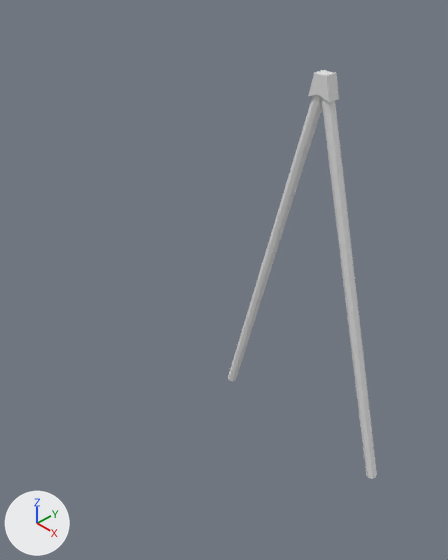
Before and after pictures for a commit that changed the Blender file object/kyatatu.blend.
The view is the same before and after, from a camera (50 mm lens) standing at (2.066, -1.361, 0.512) and looking at (0.662, -0.023, -0.729). The lights are fixed; the arrows at lower left show +X, +Y and +Z.

Before the edit, the objects in view are built like this:
```python
me_立方体 = bpy.data.meshes.new('立方体')
me_立方体.from_pydata([(1.0, -1.0, -1.0), (1.0, -1.0, 1.0), (1.0, 1.0, -1.0), (1.0, 1.0, 1.0), (0.0, 1.0, -1.0), (0.0, 1.0, 1.0), (0.0, -1.0, -1.0), (0.0, -1.0, 1.0)], [], [(4, 5, 3, 2), (2, 3, 1, 0), (4, 2, 0, 6), (3, 5, 7, 1), (0, 1, 7, 6)])
me_立方体_001 = bpy.data.meshes.new('立方体.001')
me_立方体_001.from_pydata(...)  # 68 vertices, 50 faces; spans x 0.5..1.3, y -0.2..0.2, z -1.4..69.2
ob_foot = bpy.data.objects.new('foot', me_立方体_001)
ob_foot.location = (0.0, 0.176, 0.0)
ob_foot.scale = (1.0, 0.145, -0.0207)
ob_table = bpy.data.objects.new('table', me_立方体)
ob_table.location = (0.0, 0.0, 0.0)
ob_table.scale = (1.0, 0.145, -0.0207)
ob_table.hide_viewport = True
```
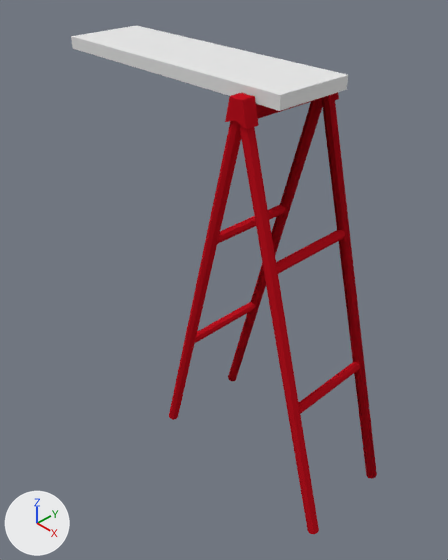
Pixel boxes [x1, y1, x2, y2] of what changed, in the pictures (448 x 560 px):
'foot', reshaped (39% wider, 8% taller)
    before: [228, 70, 377, 479]
    after: [169, 92, 377, 534]
'table', shown
    after: [71, 25, 348, 111]
part 1 of me_立方体_001, added (red)
    after: [225, 93, 259, 129]
part 2 of me_立方体_001, added
    after: [256, 97, 323, 119]
part 3 of me_立方体_001, added (red)
    after: [217, 205, 286, 244]
part 4 of me_立方体_001, added (red)
    after: [276, 230, 345, 274]
part 5 of me_立方体_001, added (red)
    after: [299, 362, 361, 414]
part 6 of me_立方体_001, added (red)
    after: [195, 302, 255, 343]
part 7 of me_立方体_001, added (red)
    after: [169, 121, 319, 534]
part 8 of me_立方体_001, added
    after: [323, 92, 339, 102]
part 9 of me_立方体_001, added (red)
    after: [228, 98, 377, 479]
part 10 of me_立方体_001, recoloured
    before: [228, 70, 377, 479]

The edits, one by one:
Material 'foot' (mat_foot) is new.
Its base color is (0.538, 0.00697, 0.0148) (red #c21420).
me_立方体_001 is used by ob_foot; location (0.0, 0.176, 0.0); scale (1.0, 0.145, -0.0207).
me_立方体_001 had 68 vertices, 50 faces and spanned x 0.5..1.3, y -0.2..0.2, z -1.4..69.2.
me_立方体_001 now has 332 vertices, 242 faces and spans x 0.5..1.3, y -2.6..0.2, z -1.4..69.2.
me_立方体_001 part 1: the loose piece of 38 vertices spanning x 0.9, y -0.2..0.2, z -1.4..2.2 is copied, and the copy is moved by (0.0, -2.4, 0.0), in mat_foot (red #c21420); it spans x 0.9, y -2.6..-2.3, z -1.4..2.2.
me_立方体_001 part 2: a new loose piece, an 8-sided cylinder along y spanning x 0.869..0.919, y -2.279..-0.169, z -0.259..2.155, in mat_foot (red #c21420).
me_立方体_001 part 3: a new loose piece, an 8-sided cylinder along y spanning x 0.749..0.783, y -2.354..-0.092, z 21.5..23.137, in mat_foot (red #c21420).
me_立方体_001 part 4: a new loose piece, an 8-sided cylinder along y spanning x 1.008..1.042, y -2.354..-0.092, z 21.5..23.137, in mat_foot (red #c21420).
me_立方体_001 part 5: a new loose piece, an 8-sided cylinder along y spanning x 1.137..1.171, y -2.351..-0.089, z 44.819..46.456, in mat_foot (red #c21420).
me_立方体_001 part 6: a new loose piece, an 8-sided cylinder along y spanning x 0.62..0.653, y -2.36..-0.098, z 44.819..46.456, in mat_foot (red #c21420).
me_立方体_001 part 7: a new loose piece of 62 vertices spanning x 0.5..1.3, y -2.6..-2.3, z -1.2..69.2, in mat_foot (red #c21420).
me_立方体_001 part 8: a new loose piece of 38 vertices spanning x 0.9, y -0.2..0.2, z -1.4..2.2, in mat_foot (red #c21420).
me_立方体_001 part 9: a new loose piece of 30 vertices spanning x 0.5..1.3, y -0.1..0.1, z -1.2..69.2, in mat_foot (red #c21420).
me_立方体_001 part 10: 50 faces spanning x 0.5..1.3, y -0.2..0.2, z -1.4..69.2 switch from no material to mat_foot (red #c21420).
Object 'table' (ob_table) moves from (0.0, 0.0, 0.0) to (0.0, 0.0, 0.028).
Object 'table' (ob_table) is now shown.
